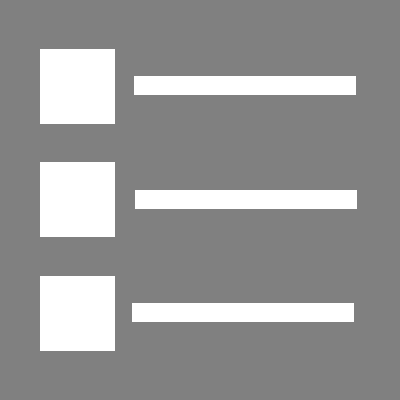
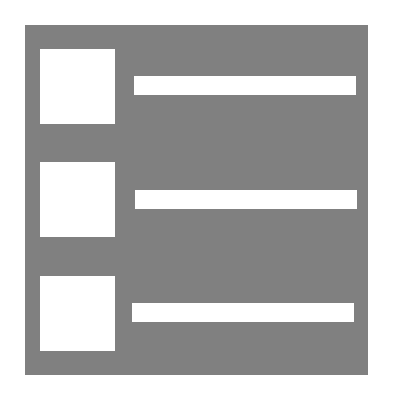
Revision of a layered 400 x 400 image; what changed, layer by layer:
added layer "Shape 1" above "white_options" over 0, 0, 400, 400
